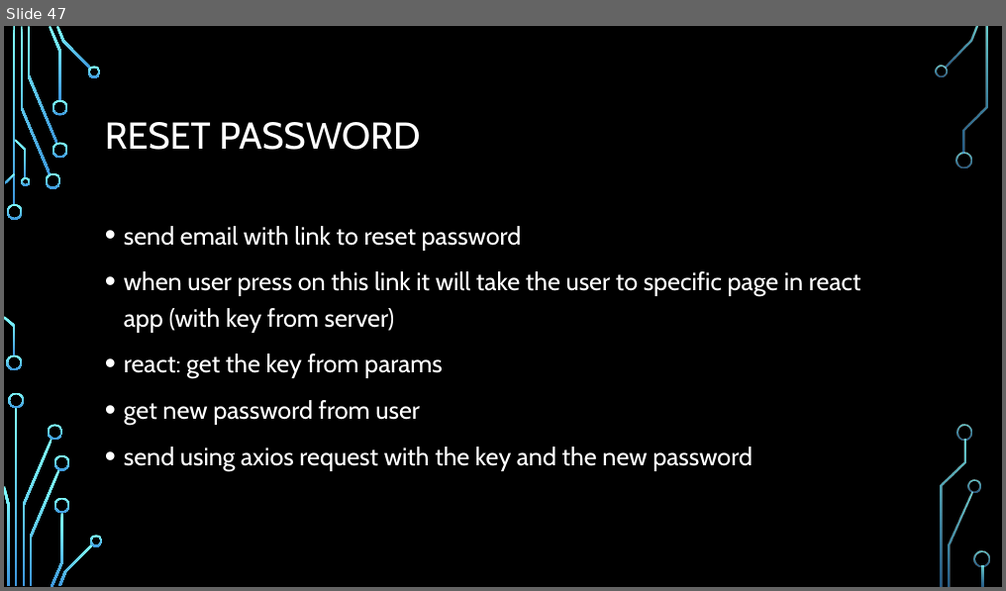
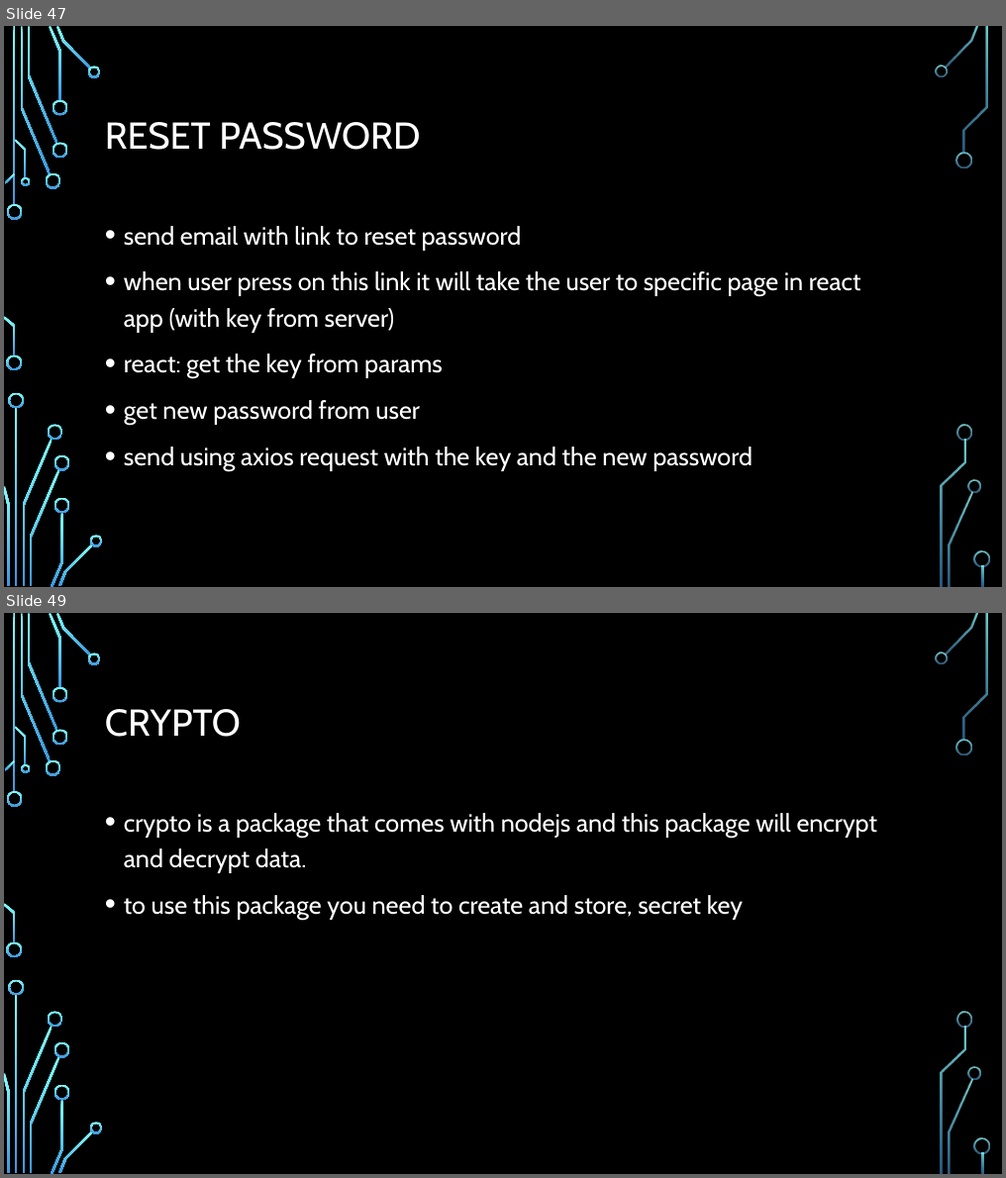
Before and after one commit to Rlss91/hu_morning_nodejs_W011121MR, a slide deck: docs/node js.pptx. Shown one above the other, each under a label of ours: slide 47 before the commit, slides 47 and 49 after it; the slides between them are not shown. The pictures are 1006x591 and 1006x1178 pixels, drawn with LibreOffice and Linux fonts; fonts in the diff are those of the drawing; background and template pictures are left out. Boxes give left, top, right and bottom in pixels: in the first picture for what was removed or moved away, otherwise in the second. Text is boxed around its words. In the diff, an @@ line names an element or a change of style, - is before the commit and + after.

```diff
--- a/docs/node js.pptx
+++ b/docs/node js.pptx
@@ slide 49 added at bbox=[4, 613, 1002, 1174], background picture (left out); not listed: 36 template elements that a slide beside it also shows @@
@@ title added at bbox=[105, 709, 241, 737], 36 pt, text #FFFFFF @@
+CRYPTO
@@ text added at bbox=[124, 813, 878, 920], 24 pt, text #FFFFFF @@
+• crypto is a package that comes with nodejs and this package will encrypt and decrypt data.
+• to use this package you need to create and store, secret key
```
Also in this commit, not shown: 3 other slides added, 3 other files.
